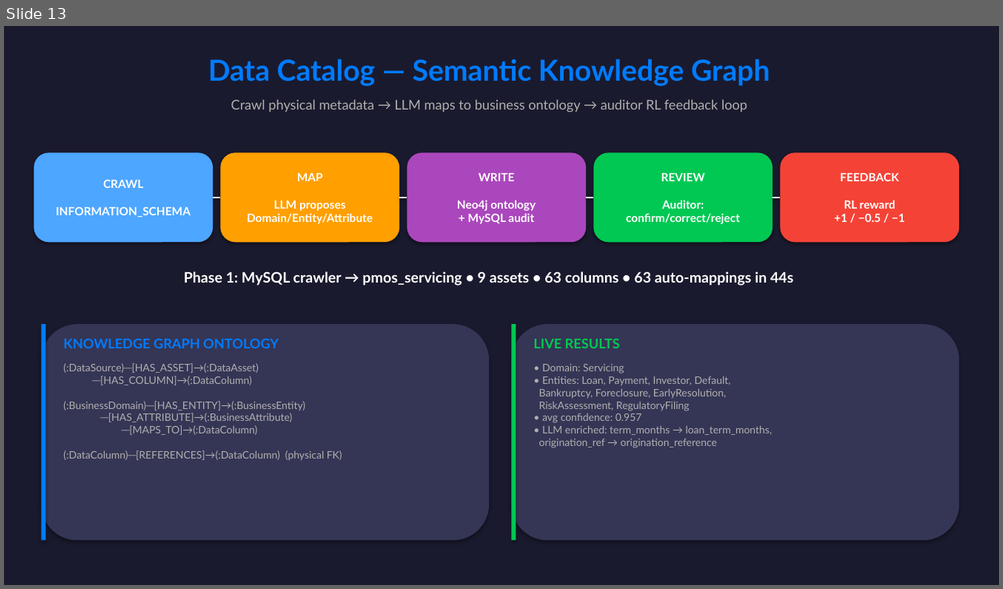
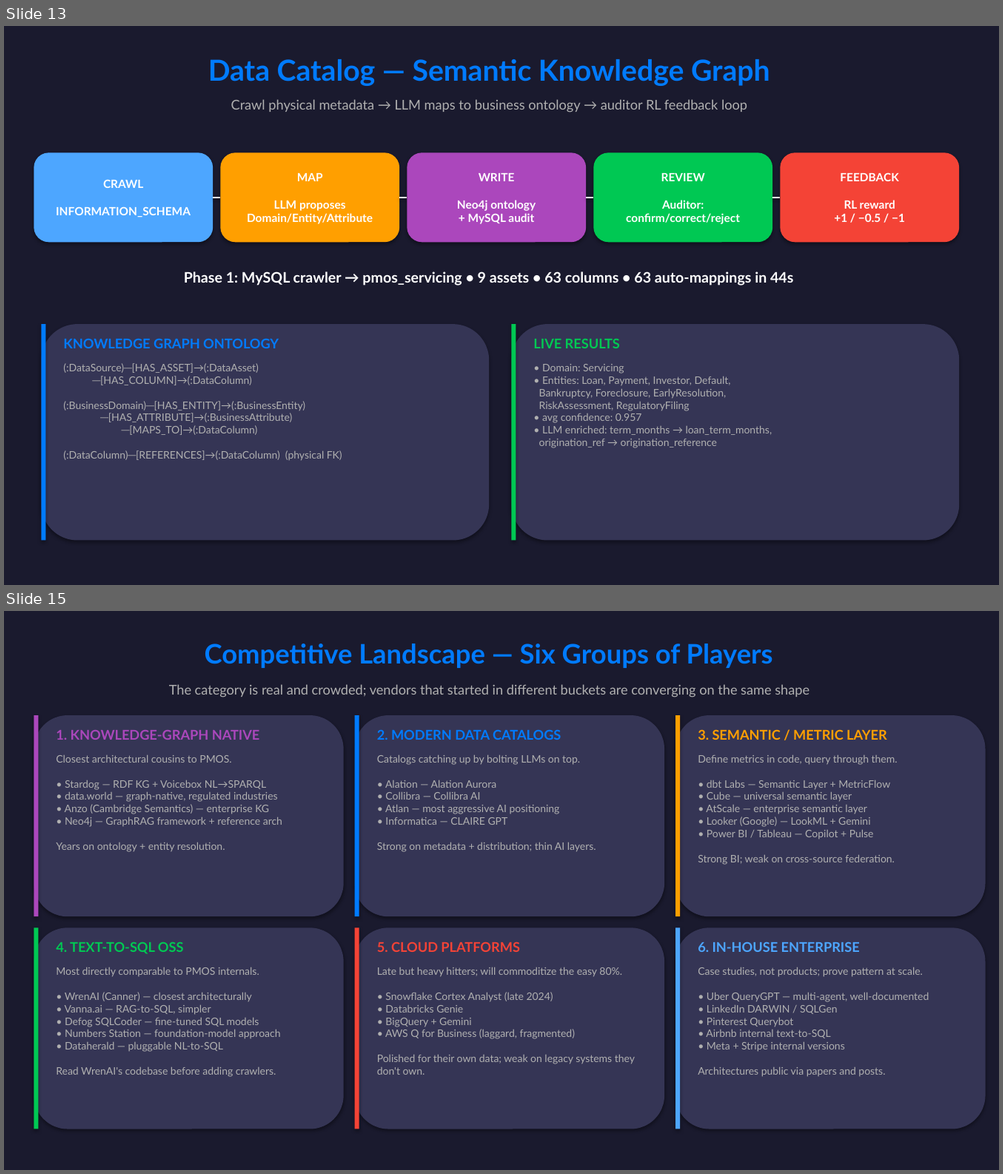
Before and after one commit to kreonakrish/pmos, a slide deck: PMOS_Architecture_Presentation.pptx. Shown one above the other, each under a label of ours: slide 13 before the commit, slides 13 and 15 after it; the slides between them are not shown. The pictures are 1003x589 and 1003x1174 pixels, drawn with LibreOffice and Linux fonts; fonts in the diff are those of the drawing. Boxes give left, top, right and bottom in pixels: in the first picture for what was removed or moved away, otherwise in the second. Text is boxed around its words. In the diff, an @@ line names an element or a change of style, - is before the commit and + after.

```diff
--- a/PMOS_Architecture_Presentation.pptx
+++ b/PMOS_Architecture_Presentation.pptx
@@ slide 15 added at (4,611,999,1170), background #1A1A2E @@
@@ text added at (205,644,773,668), 26 pt, text #007BFF, bold @@
+Competitive Landscape — Six Groups of Players
@@ text added at (169,684,809,698), 13 pt, text #B0B0B0 @@
+The category is real and crowded; vendors that started in different buckets are converging on the same shape
@@ rounded rectangle added at (34,715,344,917), fill #353555 @@
@@ rectangle added at (34,715,38,917), fill #AB47BC @@
@@ rounded rectangle added at (355,715,664,917), fill #353555 @@
@@ rectangle added at (355,715,359,917), fill #007BFF @@
@@ rounded rectangle added at (675,715,985,917), fill #353555 @@
@@ rectangle added at (675,715,680,917), fill #FF9F00 @@
@@ text added at (56,730,260,740), 13 pt, text #AB47BC, bold @@
+1. KNOWLEDGE-GRAPH NATIVE
@@ text added at (377,729,560,740), 13 pt, text #007BFF, bold @@
+2. MODERN DATA CATALOGS
@@ text added at (697,729,887,740), 13 pt, text #FF9F00, bold @@
+3. SEMANTIC / METRIC LAYER
@@ text added at (56,755,282,852), 10 pt, text #B0B0B0 @@
+Closest architectural cousins to PMOS.
+• Stardog — RDF KG + Voicebox NL→SPARQL
+• data.world — graph-native, regulated industries
+• Anzo (Cambridge Semantics) — enterprise KG
+• Neo4j — GraphRAG framework + reference arch
+Years on ontology + entity resolution.
@@ text added at (377,755,596,852), 10 pt, text #B0B0B0 @@
+Catalogs catching up by bolting LLMs on top.
+• Alation — Alation Aurora
+• Collibra — Collibra AI
+• Atlan — most aggressive AI positioning
+• Informatica — CLAIRE GPT
+Strong on metadata + distribution; thin AI layers.
@@ text added at (697,755,897,865), 10 pt, text #B0B0B0 @@
+Define metrics in code, query through them.
+• dbt Labs — Semantic Layer + MetricFlow
+• Cube — universal semantic layer
+• AtScale — enterprise semantic layer
+• Looker (Google) — LookML + Gemini
+• Power BI / Tableau — Copilot + Pulse
+Strong BI; weak on cross-source federation.
@@ rounded rectangle added at (34,928,344,1130), fill #353555 @@
@@ rectangle added at (34,928,38,1130), fill #00C853 @@
@@ text added at (56,942,184,954), 13 pt, text #00C853, bold @@
+4. TEXT-TO-SQL OSS
@@ rounded rectangle added at (355,928,664,1130), fill #353555 @@
@@ rectangle added at (355,928,359,1130), fill #F44336 @@
@@ text added at (377,942,520,952), 13 pt, text #F44336, bold @@
+5. CLOUD PLATFORMS
@@ rounded rectangle added at (675,928,985,1130), fill #353555 @@
@@ rectangle added at (675,928,680,1130), fill #4DA6FF @@
@@ text added at (697,942,859,952), 13 pt, text #4DA6FF, bold @@
+6. IN-HOUSE ENTERPRISE
@@ text added at (56,968,281,1077), 10 pt, text #B0B0B0 @@
+Most directly comparable to PMOS internals.
+• WrenAI (Canner) — closest architecturally
+• Vanna.ai — RAG-to-SQL, simpler
+• Defog SQLCoder — fine-tuned SQL models
+• Numbers Station — foundation-model approach
+• Dataherald — pluggable NL-to-SQL
+Read WrenAI's codebase before adding crawlers.
@@ text added at (377,968,634,1075), 10 pt, text #B0B0B0 @@
+Late but heavy hitters; will commoditize the easy 80%.
+• Snowflake Cortex Analyst (late 2024)
+• Databricks Genie
+• BigQuery + Gemini
+• AWS Q for Business (laggard, fragmented)
+Polished for their own data; weak on legacy systems they don't own.
@@ text added at (697,968,929,1077), 10 pt, text #B0B0B0 @@
+Case studies, not products; prove pattern at scale.
+• Uber QueryGPT — multi-agent, well-documented
+• LinkedIn DARWIN / SQLGen
+• Pinterest Querybot
+• Airbnb internal text-to-SQL
+• Meta + Stripe internal versions
+Architectures public via papers and posts.
```
Also in this commit, not shown: 1 slide changed, 3 other slides added, 1 other file.
